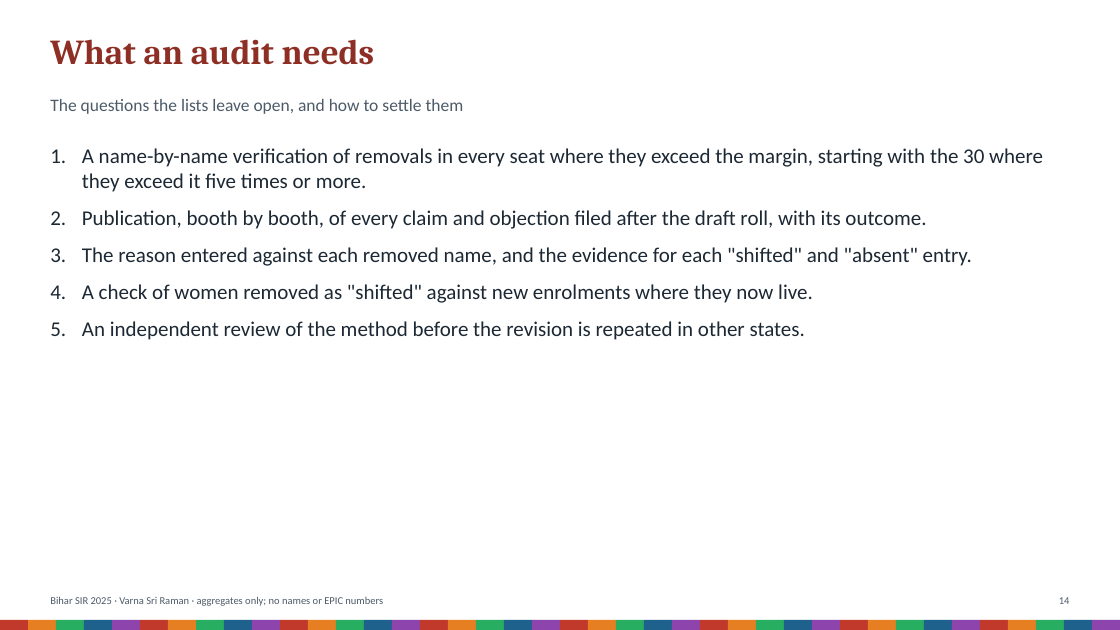
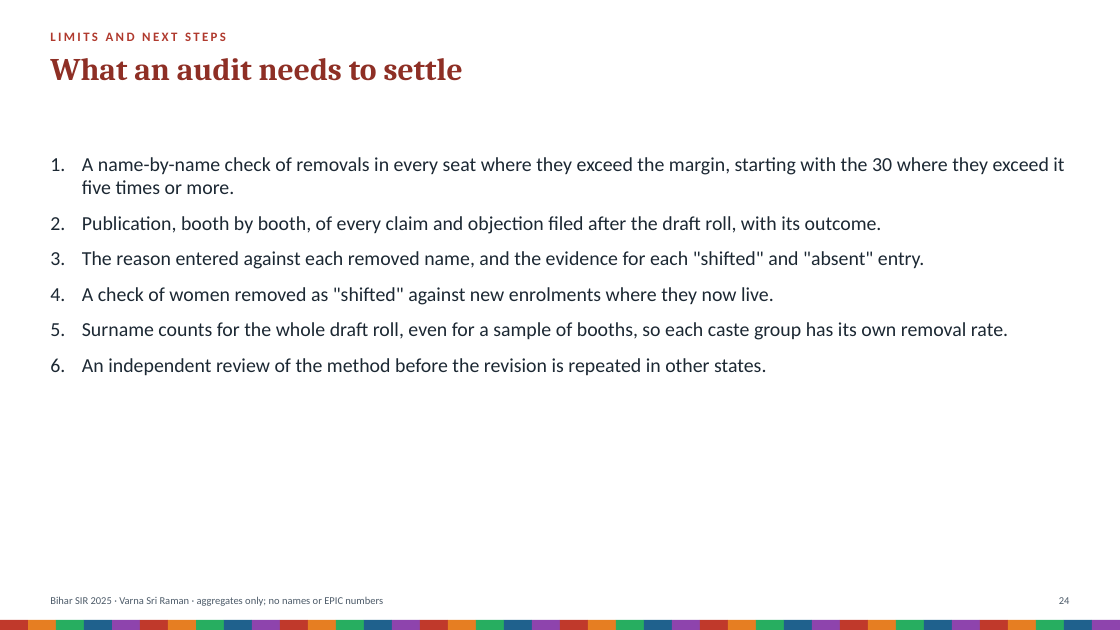
Before and after one commit to Varnasr/INDIA-DATA, a slide deck: slide 24 of reports/bihar-sir-2025-deck.pptx (slide 14 before the commit). Drawn at 1120x630 pixels with LibreOffice and Linux fonts; fonts in the diff are those of the drawing. Boxes give left, top, right and bottom in pixels: in the first picture for what was removed or moved away, otherwise in the second. Text is boxed around its words. In the diff, an @@ line names an element or a change of style, - is before the commit and + after.

```diff
--- a/reports/bihar-sir-2025-deck.pptx
+++ b/reports/bihar-sir-2025-deck.pptx
@@ text at box(50, 58, 463, 81): text changed; size 30 to 27 pt @@
-What an audit needs
+What an audit needs to settle
@@ text added at box(50, 32, 226, 41), 11 pt, text #B03A2E, bold @@
+LIMITS AND NEXT STEPS
@@ text removed at box(50, 99, 464, 114) @@
-The questions the lists leave open, and how to settle them
@@ text "A name-by-name check of removals ...": place and size @@
-text "A name-by-name check of removals ..." at box(82, 148, 1043, 340)
+text "A name-by-name check of removals ..." at box(82, 157, 1064, 376)
@@ text at box(82, 157, 1064, 194): text changed; size 18 to 17 pt @@
-1. A name-by-name verification of removals in every seat where they exceed the margin, starting with the 30 where they exceed it five times or more.
+1. A name-by-name check of removals in every seat where they exceed the margin, starting with the 30 where they exceed it five times or more.
@@ text at box(82, 216, 925, 376): size 18 to 17 pt in "Publication, booth by booth, of every claim ...", "The reason entered against each removed name, ...", "A check of women removed as "shifted" ...", "An independent review of the method before ..." @@
@@ text at box(82, 322, 1008, 340): paragraph added @@
+5. Surname counts for the whole draft roll, even for a sample of booths, so each caste group has its own removal rate.
```
Also in this commit, not shown: 15 other slides changed, 11 slides added, 14 other files.
